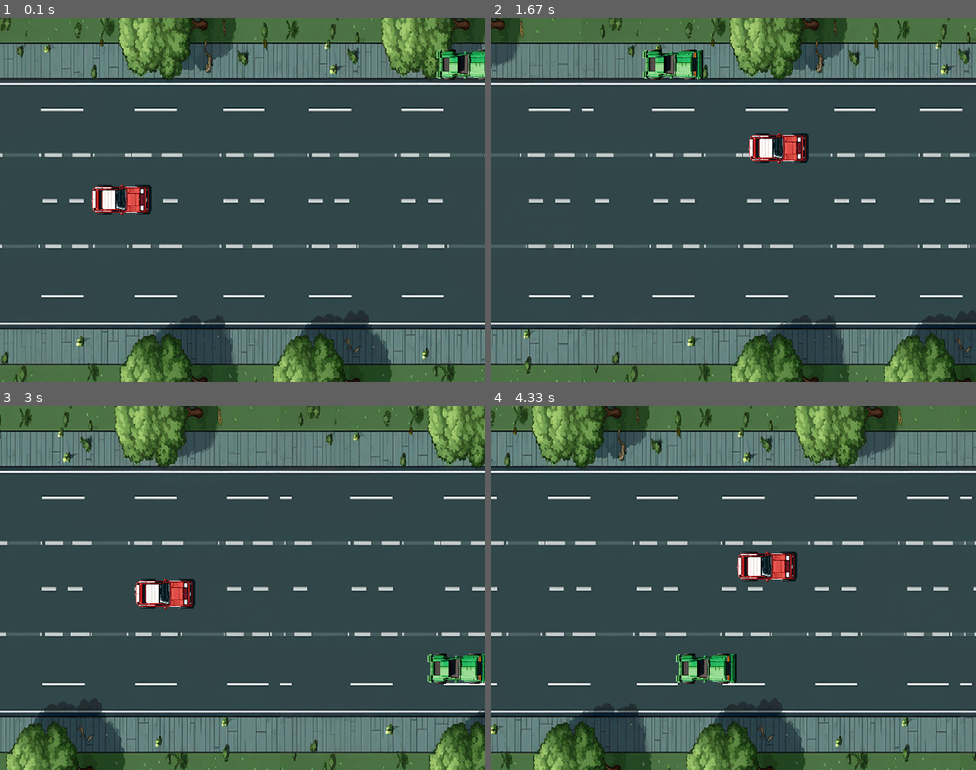
Above: before the commit, frames 1-4 (two rows, left to right).
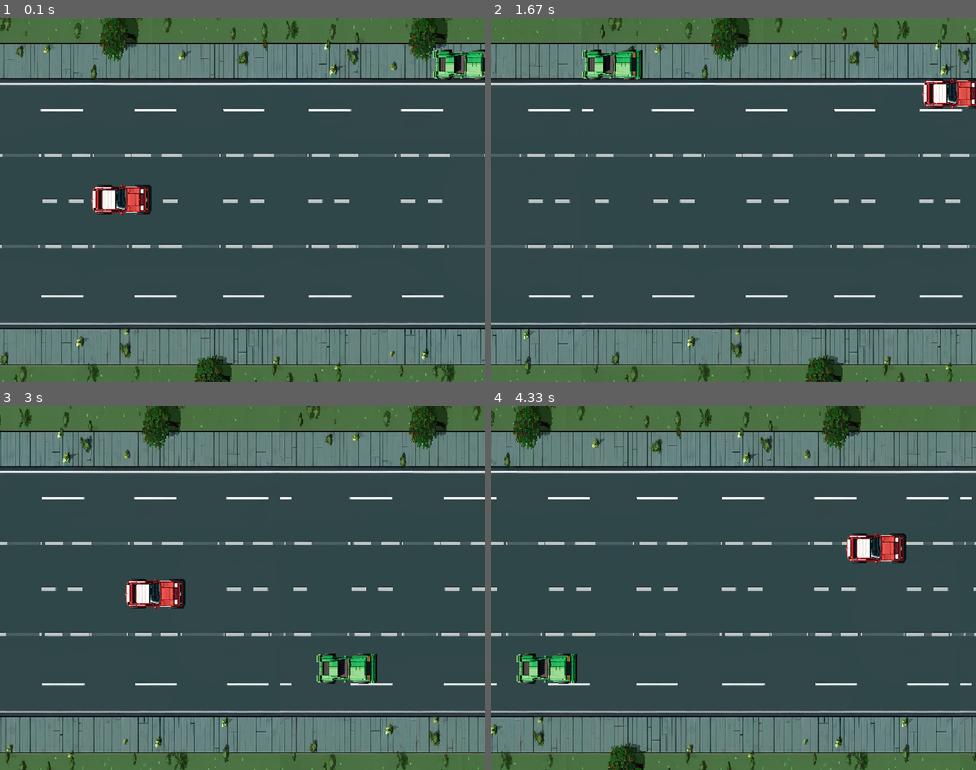
Above: after the commit, the same moments.

Repository: Florgol/Pygame-racing-game
Game: pygame game, started from main.py
Same seed, same stepped clock (60 frames per second), same inputs: the game is played once before the commit and once after it.
Inputs:
- Up to frame 1 (0.1 s): no input
- Up to frame 2 (1.67 s): hold Right 0.33-0.8 s; hold Up 0.83-1.13 s; hold Right 1.17-1.63 s
- Up to frame 3 (3 s): hold Left 1.67-2.2 s; hold Down 2.23-2.53 s; hold Left 2.57-2.97 s
- Up to frame 4 (4.33 s): hold Up 3-3.37 s; hold Right 3.4-4.03 s; hold Down from 4.07 s (still down)

The runs differ from the first frame. In frame 1, 17% of the frame differs, in the area x 0-100%, y 0-100%; in frame 2, 17%; in frame 3, 17%; in frame 4, 21%.

Commit message:
Added a couple of chainable backgrounds and moved all to "backgrounds" folder
Added a couple of chainable backgrounds and moved all to "backgrounds" folder
Also changed clock speed and slowed down elements to make game look smoother
Also optimized code by using .convert() and .convert_alpha()

Diff:
--- a/main.py
+++ b/main.py
@@ -9,8 +9,12 @@
 WIDTH, HEIGHT = 800, 600
 BG_COLOR = (0, 0, 0)
 
+# Pygame-Fenster einrichten
+screen = pygame.display.set_mode((WIDTH, HEIGHT))
+pygame.display.set_caption("ESA_3")
+
 # Laden des Hintergrundbilds
-background_image = pygame.image.load("background2_1.png")
+background_image = pygame.image.load("backgrounds/background4.png").convert()
 background_image = pygame.transform.rotate(background_image, 90)  # Drehe den Hintergrund um 90 Grad nach rechts
 background_image = pygame.transform.scale(background_image, (950, 600))  # Verkleinere die Hintergrunddatei
 
@@ -18,7 +22,7 @@
 bg_x = 0
 
 # Spielfigur-Eigenschaften
-player_image = pygame.image.load("car2.png")  # Passe den Pfad zur Spielfigur an
+player_image = pygame.image.load("car2.png").convert_alpha()  # Passe den Pfad zur Spielfigur an
 player_image = pygame.transform.scale(player_image, (50, 100))  # Verkleinere die Spielfigur
 player_image = pygame.transform.rotate(player_image, 90)  # Drehe die Spielfigur um 90 Grad nach links
 player_rect = player_image.get_rect()
@@ -29,25 +33,20 @@
 acceleration = 0.5  # Beschleunigung
 
 # Gegner-Auto-Eigenschaften
-enemy_image = pygame.image.load("enemy2.png")  # Passe den Pfad zum gegnerischen Auto an
+enemy_image = pygame.image.load("enemy2.png").convert_alpha()  # Passe den Pfad zum gegnerischen Auto an
 enemy_image = pygame.transform.scale(enemy_image, (50, 100))  # Verkleinere das gegnerische Auto
 enemy_image = pygame.transform.rotate(enemy_image, 90)  # Drehe das gegnerische Auto um 90 Grad nach links
 enemy_rect = enemy_image.get_rect()
 enemy_rect.centerx = WIDTH  # Startposition des gegnerischen Autos auf der rechten Seite
 enemy_rect.centery = random.randint(50, HEIGHT - enemy_rect.height)
-enemy_speed = 5
+enemy_speed = 3
 
-# Pygame-Fenster einrichten
-screen = pygame.display.set_mode((WIDTH, HEIGHT))
-pygame.display.set_caption("ESA_3")
+
 
 clock = pygame.time.Clock()
 
 while True:
-    for event in pygame.event.get():
-        if event.type == pygame.QUIT:
-            pygame.quit()
-            sys.exit()
+
 
     # Bewegung des Spielers
     keys = pygame.key.get_pressed()
@@ -79,7 +78,7 @@
     enemy_rect.centerx -= enemy_speed
 
     # Bewegung des Hintergrundbilds
-    bg_x -= 8  # Ändere die Geschwindigkeit, wie das Hintergrundbild nach links läuft
+    bg_x -= 4  # Ändere die Geschwindigkeit, wie das Hintergrundbild nach links läuft
 
     # Wenn das Hintergrundbild aus dem Bildschirm verschwindet, setze es zurück
     if bg_x < -background_image.get_width():
@@ -111,5 +110,10 @@
         enemy_rect.centerx = WIDTH  # Startposition des gegnerischen Autos auf der rechten Seite
         enemy_rect.centery = random.randint(50, HEIGHT - enemy_rect.height)
 
+    for event in pygame.event.get():
+        if event.type == pygame.QUIT:
+            pygame.quit()
+            sys.exit()
+
     pygame.display.update()
-    clock.tick(60) #Geschwindigkeit des Spiels generell (kann verändert werden, um das Spiel schwieriger zu machen
+    clock.tick(120) #Geschwindigkeit des Spiels generell (kann verändert werden, um das Spiel schwieriger zu machen
Renamed: background.png -> backgrounds/background.png
Renamed: background2_1.png -> backgrounds/background2.png
Binary file added: backgrounds/background2_night.png
Binary file added: backgrounds/background3.png
Binary file added: backgrounds/background4.png
